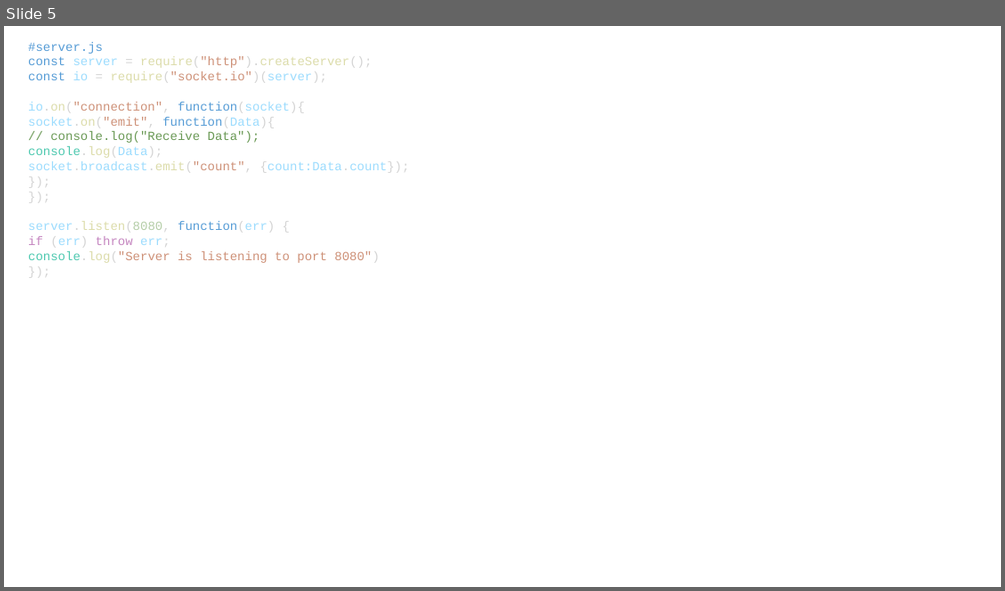
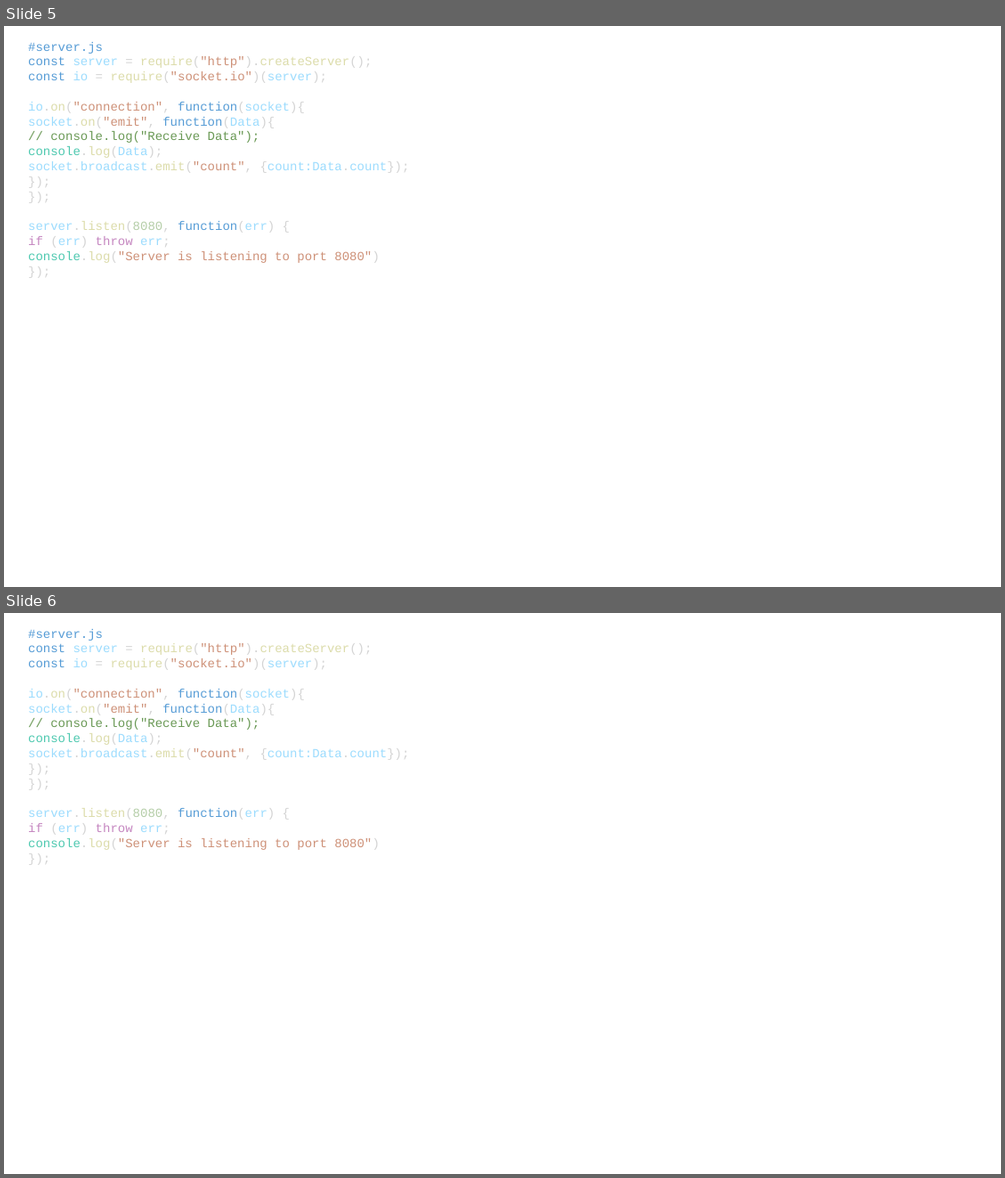
Before and after one commit to akarawat/React_SocketIO_Chat, a slide deck: How to Sociket_io.pptx. Shown one above the other, each under a label of ours: slide 5 before the commit, slides 5 and 6 after it. The pictures are 1005x591 and 1005x1178 pixels, drawn with LibreOffice and Linux fonts; fonts in the diff are those of the drawing. Boxes give left, top, right and bottom in pixels: in the first picture for what was removed or moved away, otherwise in the second. Text is boxed around its words. In the diff, an @@ line names an element or a change of style, - is before the commit and + after.

Commit message:
Chat Server By React
Chat Server By React
Aka. About..

```diff
--- a/How to Sociket_io.pptx
+++ b/How to Sociket_io.pptx
@@ slide 6 added at (x1=4, y1=613, x2=1001, y2=1174), background #FFFFFF @@
@@ text added at (x1=28, y1=629, x2=410, y2=850), 12 pt, text #9CDCFE @@
+#server.js
+const server = require("http").createServer();
+const io = require("socket.io")(server);
+io.on("connection", function(socket){
+socket.on("emit", function(Data){
+// console.log("Receive Data");
+console.log(Data);
+socket.broadcast.emit("count", {count:Data.count});
+});
+});
+server.listen(8080, function(err) {
+if (err) throw err;
+console.log("Server is listening to port 8080")
+});
```
